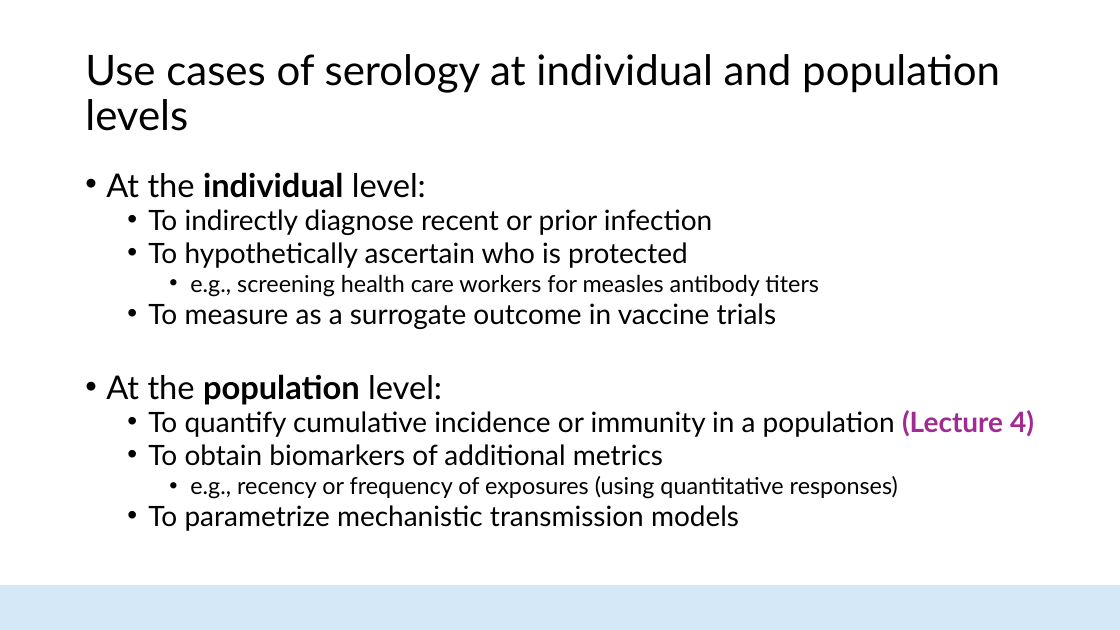
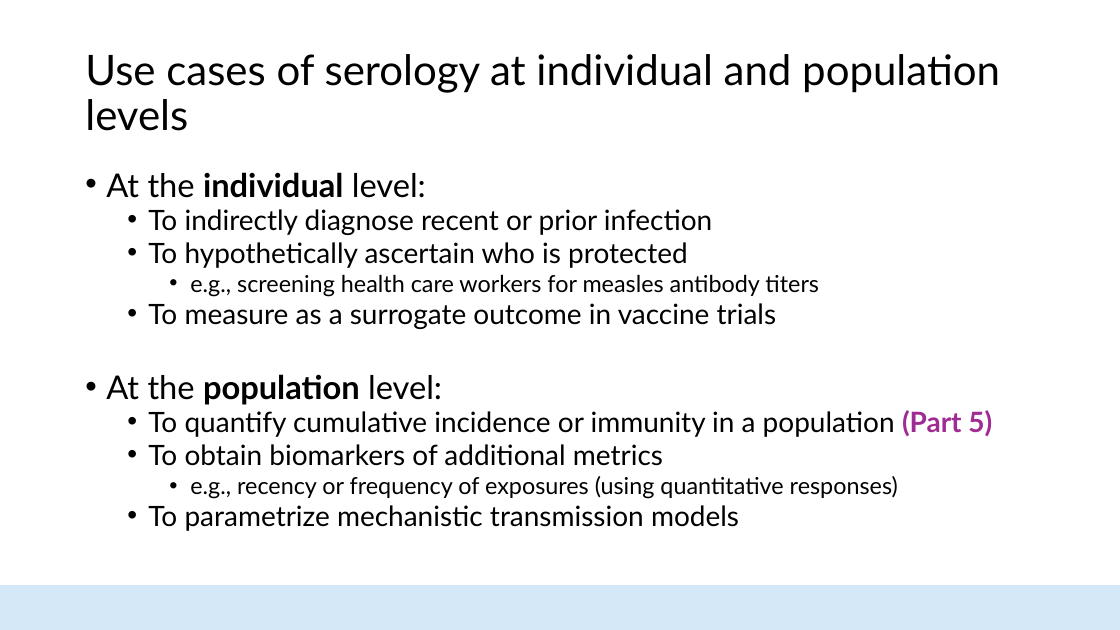
Before and after one commit to HopkinsIDD/seroanalytics_workshop, a slide deck: slide 10 of Part 1/Lecture 1.pptx. Drawn at 1120x630 pixels with LibreOffice and Linux fonts; fonts in the diff are those of the drawing; background and template pictures are left out. Boxes give left, top, right and bottom in pixels: in the first picture for what was removed or moved away, otherwise in the second. Text is boxed around its words. In the diff, an @@ line names an element or a change of style, - is before the commit and + after.

```diff
--- a/Part 1/Lecture 1.pptx
+++ b/Part 1/Lecture 1.pptx
@@ text at (148, 410, 992, 437): text changed @@
-  • To quantify cumulative incidence or immunity in a population (Lecture 4)
+  • To quantify cumulative incidence or immunity in a population (Part 5)
```
Also in this commit, not shown: 5 other slides changed, 2 other files.
